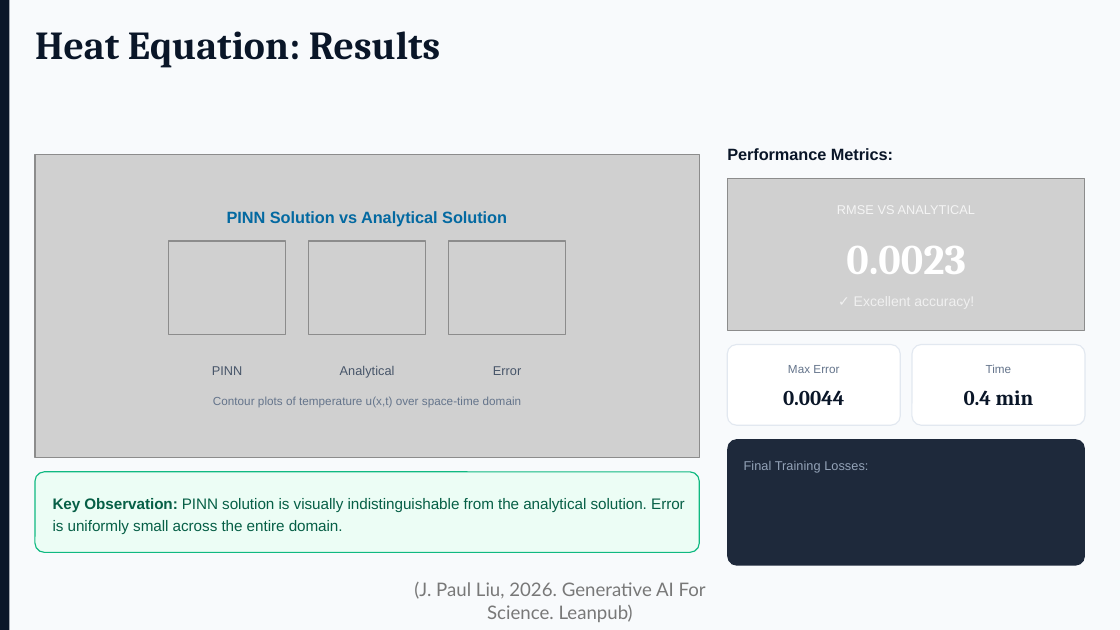
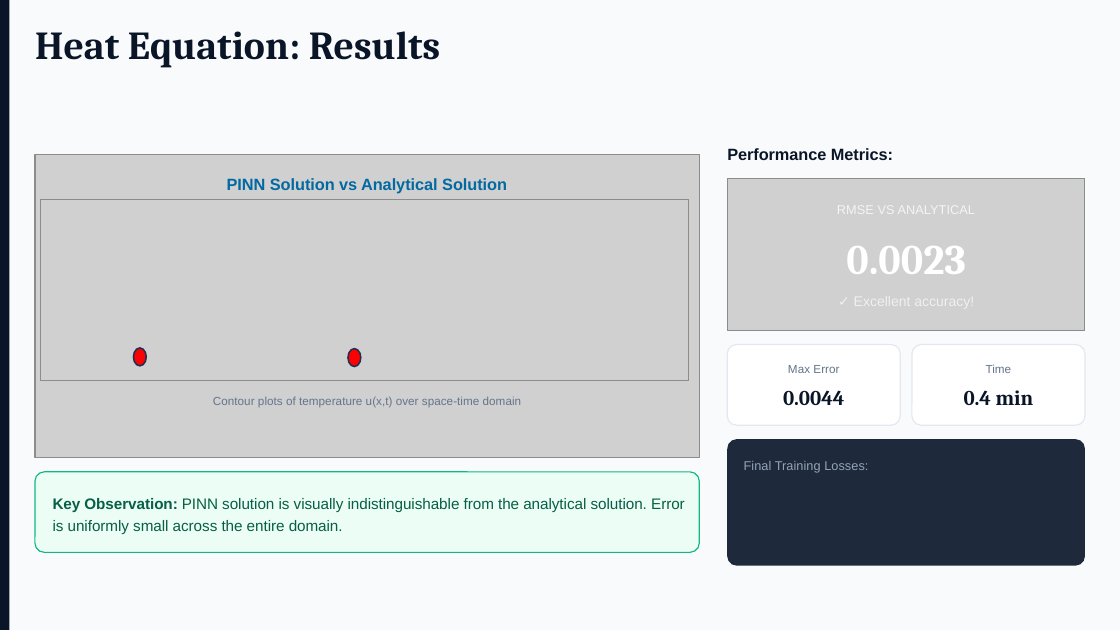
Before and after one commit to jpliu168/Generative_AI_For_Science, a slide deck: slide 7 of PPTX/Chapter_6_PINNs.pptx. Drawn at 1120x630 pixels with LibreOffice and Linux fonts; fonts in the diff are those of the drawing; grey boxes stand for pictures. Boxes give left, top, right and bottom in pixels: in the first picture for what was removed or moved away, otherwise in the second. Text is boxed around its words. In the diff, an @@ line names an element or a change of style, - is before the commit and + after.

```diff
--- a/PPTX/Chapter_6_PINNs.pptx
+++ b/PPTX/Chapter_6_PINNs.pptx
@@ text "PINN Solution vs Analytical Solution": place and size @@
-text "PINN Solution vs Analytical Solution" at [227,211,507,227]
+text "PINN Solution vs Analytical Solution" at [227,178,507,194]
@@ picture added at [40,199,689,381] @@
@@ picture removed at [169,241,286,334] @@
@@ picture removed at [309,241,426,334] @@
@@ picture removed at [449,241,566,334] @@
@@ ellipse added at [133,348,146,366], fill #FF0000, outline #1E3256 1 pt @@
@@ ellipse added at [348,348,361,366], fill #FF0000, outline #1E3256 1 pt @@
@@ text removed at [212,366,243,375] @@
-PINN
@@ text removed at [340,366,395,378] @@
-Analytical
@@ text removed at [493,366,521,375] @@
-Error
@@ text removed at [414,582,706,622] @@
-(J. Paul Liu, 2026. Generative AI For Science. Leanpub)
```
Also in this commit, not shown: 14 other slides changed, 1 other file.
